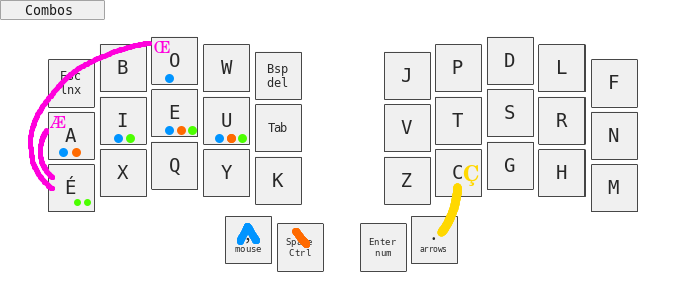
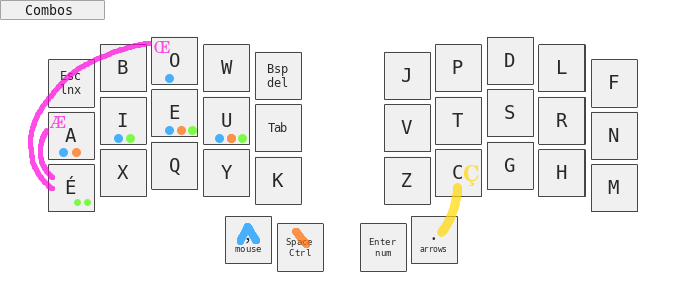
Revision of a layered 691x288 image; what changed, layer by layer:
"trema": opacity 100% → 70%, painted on it over [74, 126, 247, 206]
"grave": opacity 100% → 70%, painted on it over [72, 126, 310, 248]
"Ç": opacity 100% → 70%, painted on it over [437, 165, 479, 237]
"Æ Œ": opacity 100% → 70%, painted on it over [28, 41, 170, 191]
"circumflex": opacity 100% → 70%, painted on it over [59, 74, 260, 245]
painted on "base.png" over [48, 41, 479, 248]
